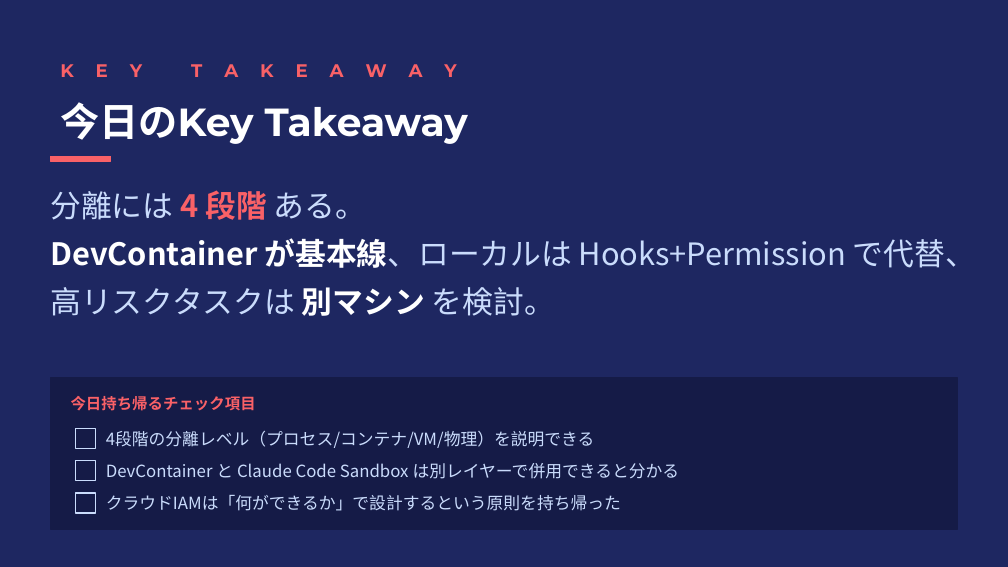
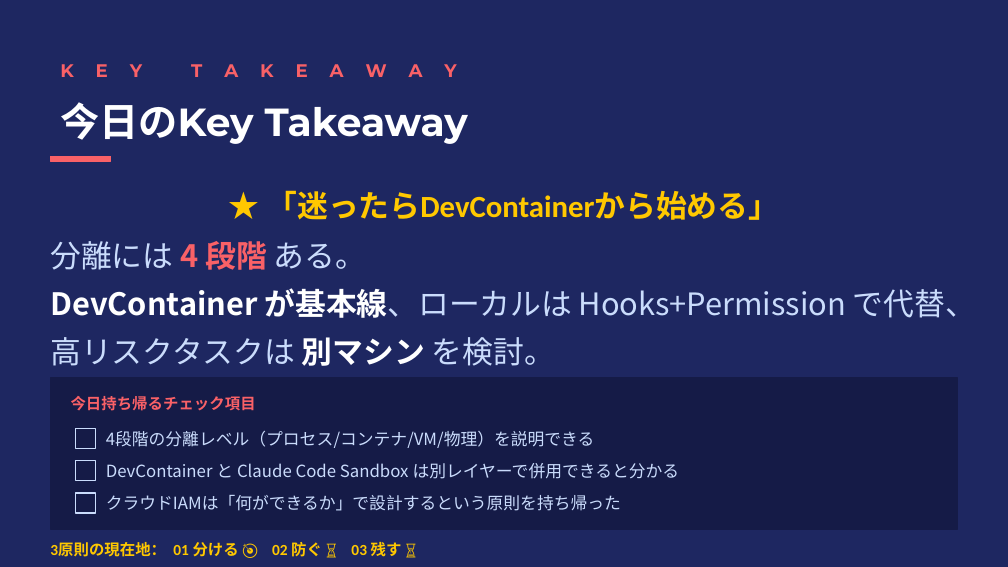
Before and after one commit to ktsuchida11/ClaudeWorkshop, a slide deck: slide 13 of session2/session2_full.pptx (slide 12 before the commit). Drawn at 1008x567 pixels with LibreOffice and Linux fonts; fonts in the diff are those of the drawing. Boxes give left, top, right and bottom in pixels: in the first picture for what was removed or moved away, otherwise in the second. Text is boxed around its words. In the diff, an @@ line names an element or a change of style, - is before the commit and + after.

```diff
--- a/session2/session2_full.pptx
+++ b/session2/session2_full.pptx
@@ text at <box>267,190,780,220</box>: paragraph added @@
+★ 「迷ったらDevContainerから始める」
@@ text added at <box>50,542,402,557</box>, 11 pt, text #FFC800, bold @@
+3原則の現在地： 01 分ける 🎯 02 防ぐ ⏳ 03 残す ⏳
```
Also in this commit, not shown: 5 other slides changed, 1 slide added.
